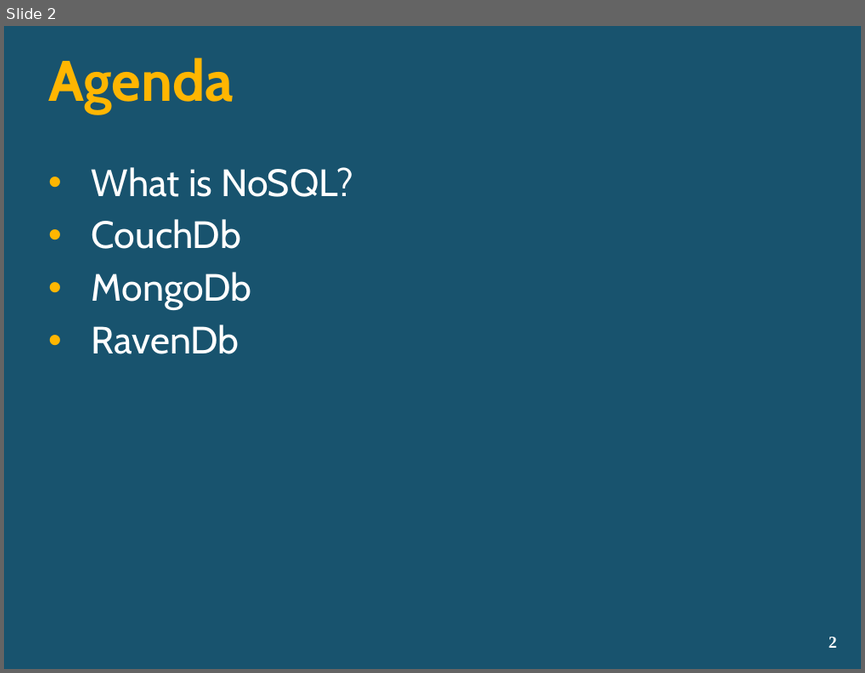
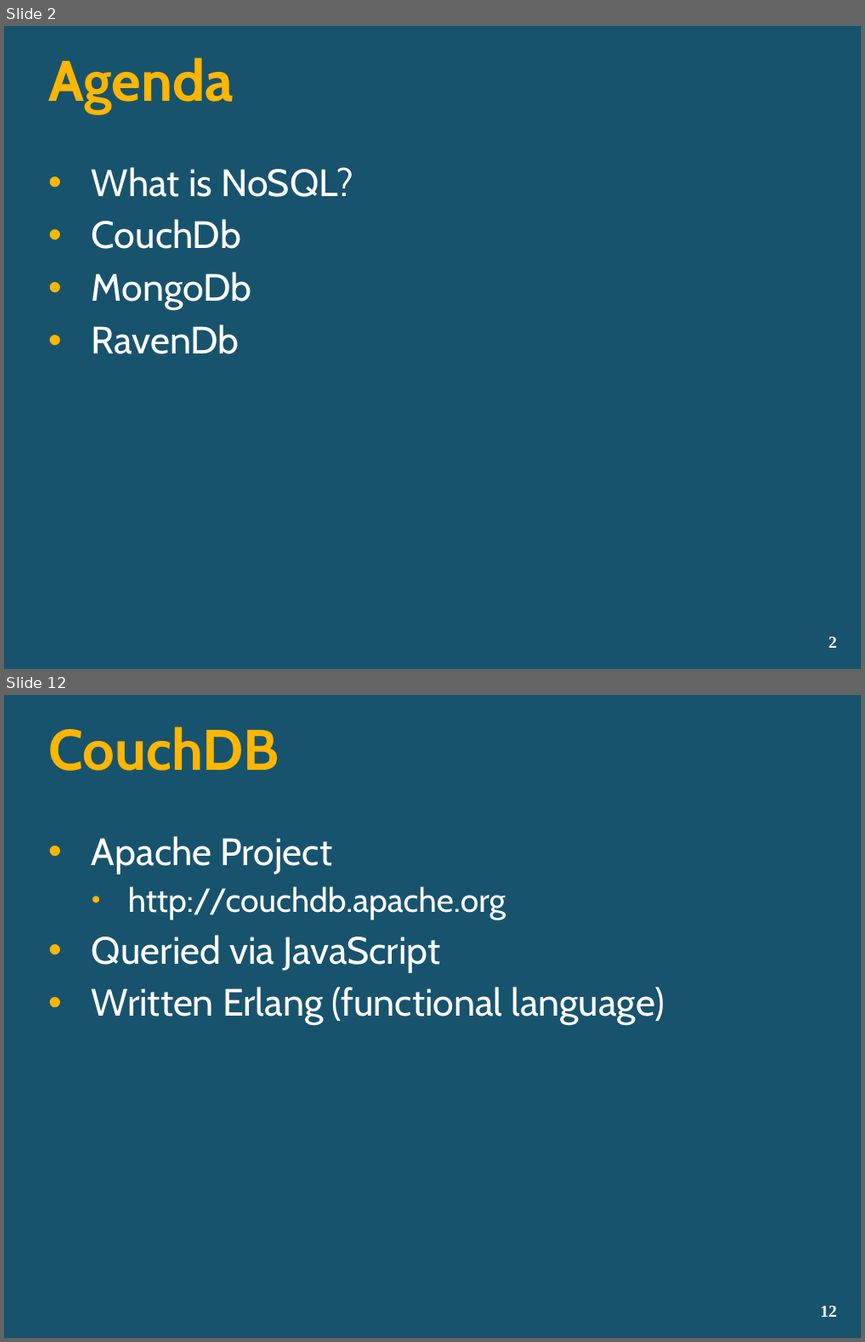
Before and after one commit to lozanotek/nosql, a slide deck: slides/NoSQL.pptx. Shown one above the other, each under a label of ours: slide 2 before the commit, slides 2 and 12 after it; the slides between them are not shown. The pictures are 865x673 and 865x1342 pixels, drawn with LibreOffice and Linux fonts; fonts in the diff are those of the drawing; background and template pictures are left out. Boxes give left, top, right and bottom in pixels: in the first picture for what was removed or moved away, otherwise in the second. Text is boxed around its words. In the diff, an @@ line names an element or a change of style, - is before the commit and + after.

```diff
--- a/slides/NoSQL.pptx
+++ b/slides/NoSQL.pptx
@@ slide 12 added at <box>4,695,861,1338</box>, background picture (left out) @@
@@ title added at <box>48,726,279,771</box>, 48 pt, text #FFB601, bold @@
+CouchDB
@@ text added at <box>92,836,664,1025</box>, 32 pt, text #FFFFFF @@
+• Apache Project
+  • http://couchdb.apache.org
+• Queried via JavaScript
+• Written Erlang (functional language)
@@ page number added at <box>820,1305,837,1316</box>, 14 pt, text #FFFFFF, bold @@
+12
```
Also in this commit, not shown: 1 slide changed, 18 other slides added.
